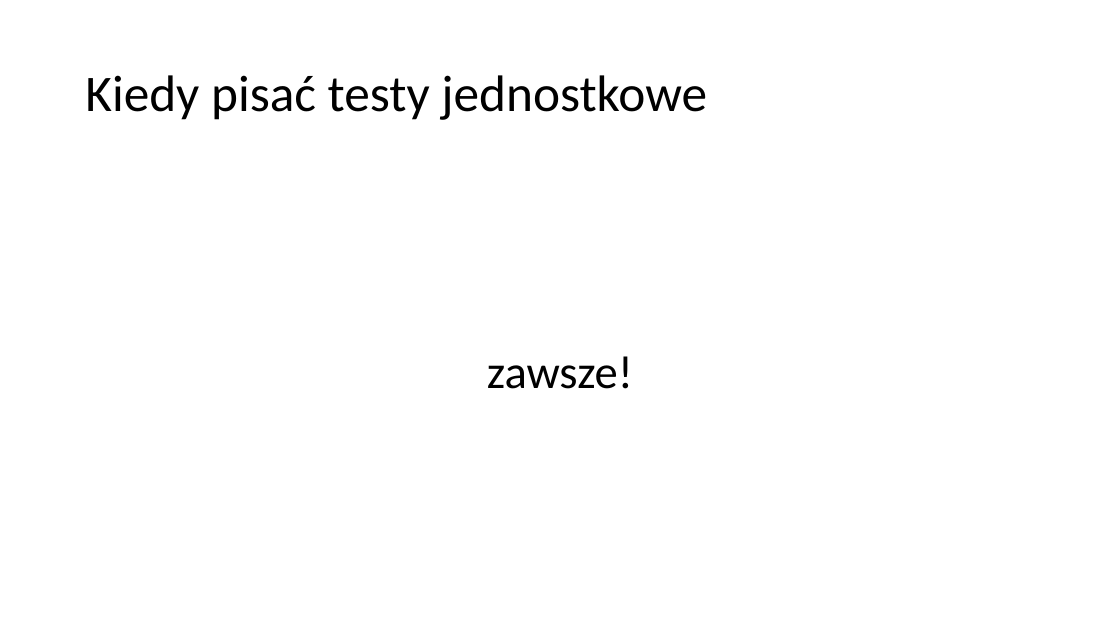
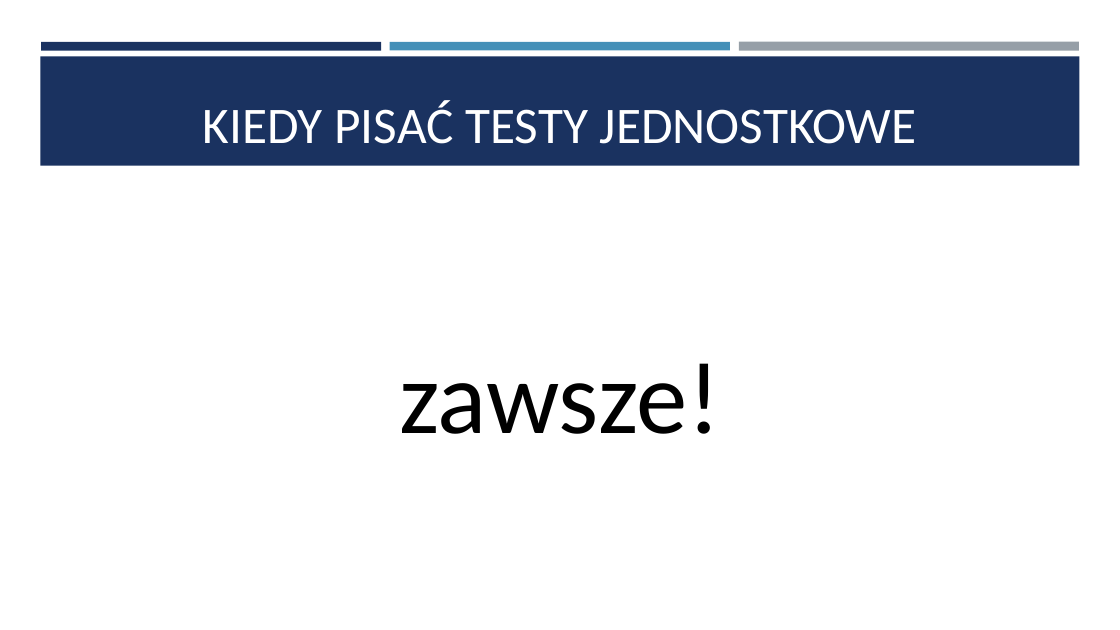
Before and after one commit to saamed/unit-test-workshops, a slide deck: slide 14 of docs/Testy jednostkowe.pptx (slide 12 before the commit). Drawn at 1120x630 pixels with LibreOffice and Linux fonts; fonts in the diff are those of the drawing. Boxes give left, top, right and bottom in pixels: in the first picture for what was removed or moved away, otherwise in the second. Text is boxed around its words. In the diff, an @@ line names an element or a change of style, - is before the commit and + after.

```diff
--- a/docs/Testy jednostkowe.pptx
+++ b/docs/Testy jednostkowe.pptx
@@ rectangle added at box(40, 56, 1080, 166), fill #1A3260 @@
@@ rectangle added at box(41, 42, 381, 50), fill #1A3260 @@
@@ rectangle added at box(390, 42, 730, 50), fill #4590B8 @@
@@ rectangle added at box(739, 42, 1079, 51), fill #969FA7 @@
@@ title "KIEDY PISAĆ TESTY JEDNOSTKOWE" at box(203, 100, 917, 144): vertical alignment middle to bottom @@
@@ title at box(203, 100, 917, 144): text changed; text colour #000000 to #FFFFFF @@
-Kiedy pisać testy jednostkowe
+KIEDY PISAĆ TESTY JEDNOSTKOWE
@@ text "zawsze!": place and size @@
-text "zawsze!" at box(487, 356, 633, 389)
+text "zawsze!" at box(399, 363, 721, 434)
@@ text "zawsze!" at box(399, 363, 721, 434): size 40 to 88 pt; line spacing 0.9 to 1; more space between paragraphs; vertical alignment top to middle @@
```
Also in this commit, not shown: 9 other slides changed, 5 slides added, 3 slides removed.
